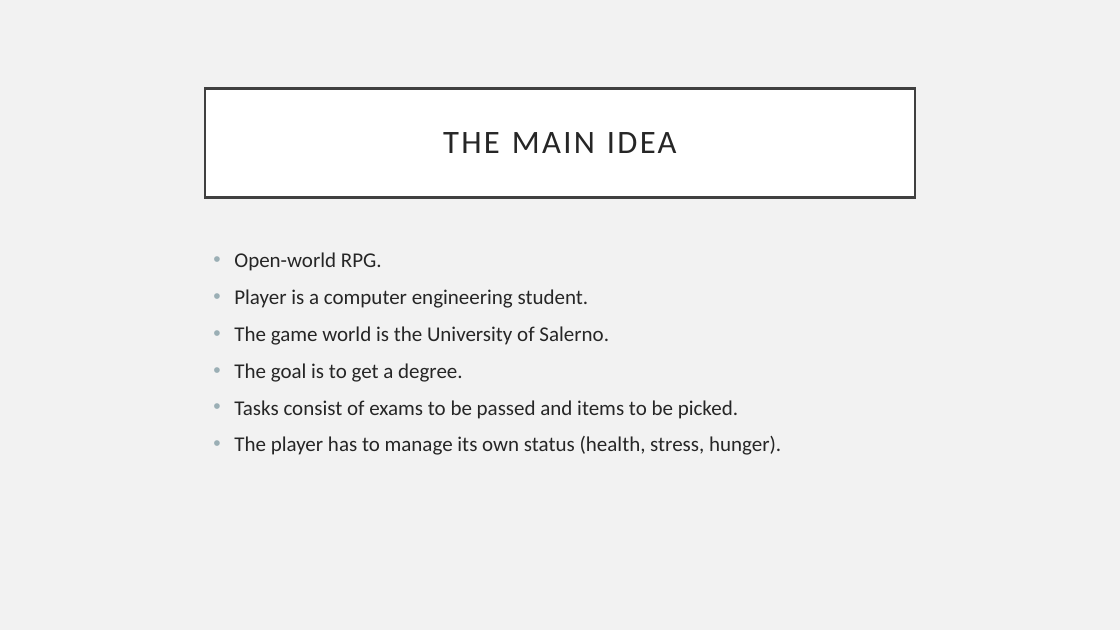
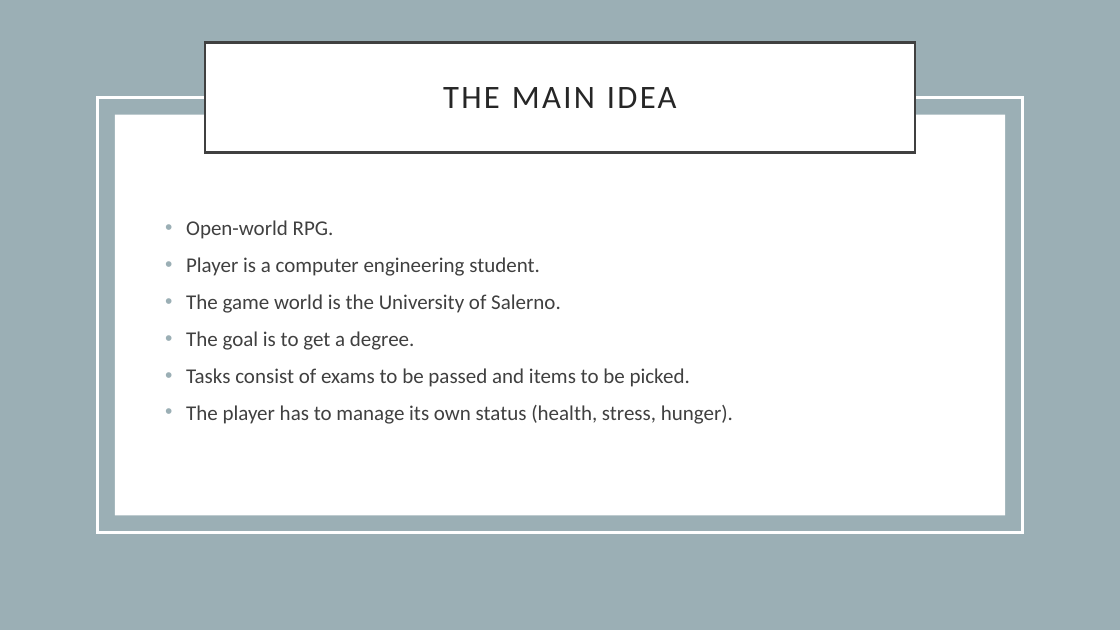
Before and after one commit to gdesimone97/unisa-life, a slide deck: slide 2 of PRESENTAZIONE FINALE2.pptx. Drawn at 1120x630 pixels with LibreOffice and Linux fonts; fonts in the diff are those of the drawing. Boxes give left, top, right and bottom in pixels: in the first picture for what was removed or moved away, otherwise in the second. Text is boxed around its words. In the diff, an @@ line names an element or a change of style, - is before the commit and + after.

```diff
--- a/PRESENTAZIONE FINALE2.pptx
+++ b/PRESENTAZIONE FINALE2.pptx
@@ background #F2F2F2 to #FFFFFF @@
@@ rectangle added at (0,0,1120,630), fill #9BAFB5 @@
@@ title "THE MAIN IDEA": place and size @@
-title "THE MAIN IDEA" at (205,88,915,197)
+title "THE MAIN IDEA" at (205,43,915,152)
@@ rectangle added at (97,97,1023,533), outline #FFFFFF 2.5 pt @@
@@ rectangle added at (115,114,1006,515), fill #FFFFFF @@
@@ text "Open-world RPG.": place and size @@
-text "Open-world RPG." at (234,252,781,455)
+text "Open-world RPG." at (186,220,733,424)
@@ text "Open-world RPG." at (186,220,733,424): text colour #262626 to #404040 @@
```
Also in this commit, not shown: 3 other slides changed.
